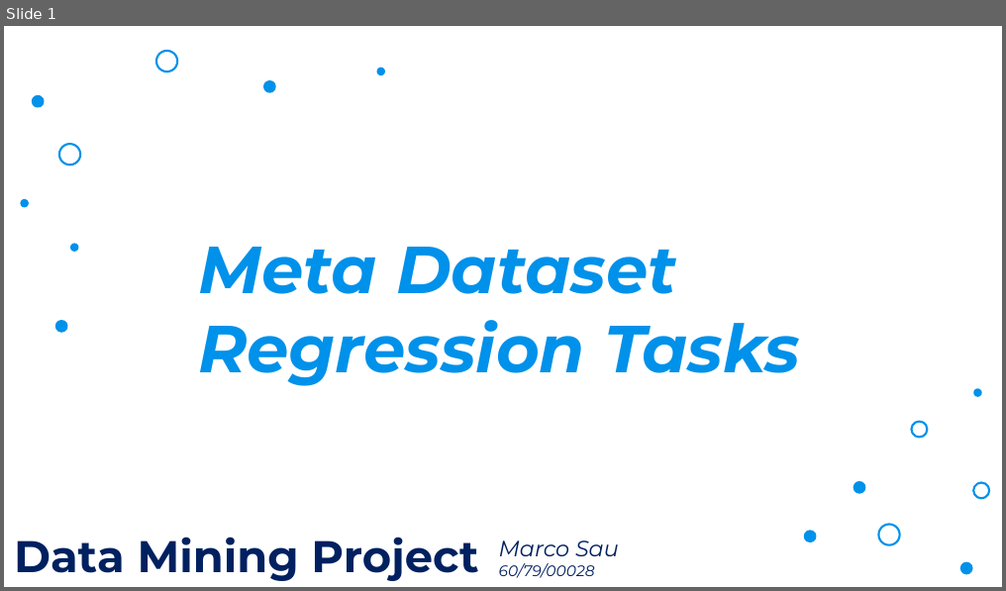
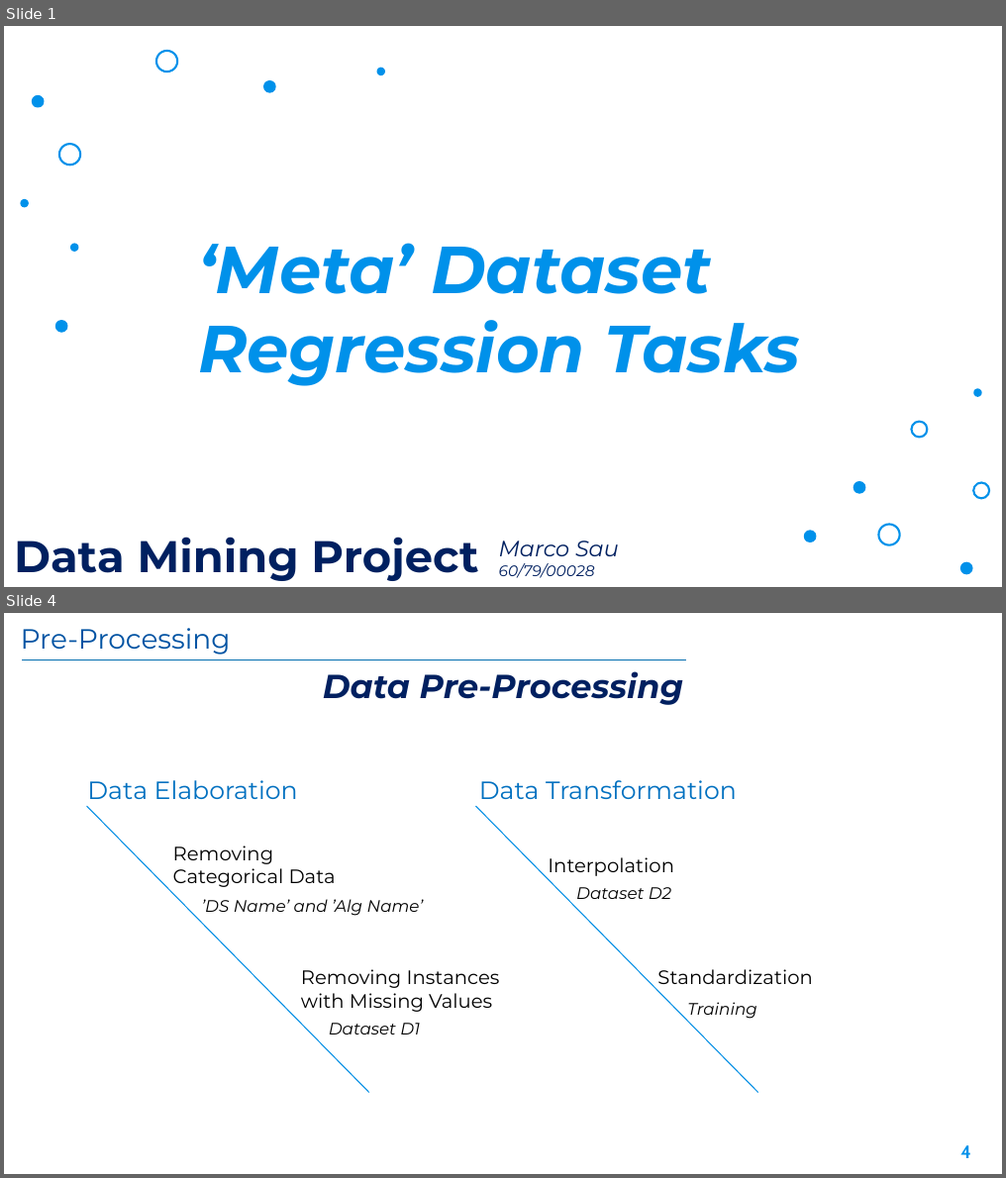
Before and after one commit to Marco-Sau/Meta-Dataset-Regression, a slide deck: Docs/Presentation.pptx. Shown one above the other, each under a label of ours: slide 1 before the commit, slides 1 and 4 after it; the slides between them are not shown. The pictures are 1006x591 and 1006x1178 pixels, drawn with LibreOffice and Linux fonts; fonts in the diff are those of the drawing; background and template pictures are left out. Boxes give left, top, right and bottom in pixels: in the first picture for what was removed or moved away, otherwise in the second. Text is boxed around its words. In the diff, an @@ line names an element or a change of style, - is before the commit and + after.

```diff
--- a/Docs/Presentation.pptx
+++ b/Docs/Presentation.pptx
@@ slide 4 added at (4,613,1002,1174), background picture (left out) @@
@@ text added at (21,628,231,655), 20 pt, text #0053A3 @@
+Pre-Processing
@@ line added from (22, 660) to (686, 660), #92D050 0.75 pt @@
@@ text added at (323,671,684,705), 24 pt, text #002060, bold, italic @@
+Data Pre-Processing
@@ text added at (87,780,298,799), 18 pt, text #0070C0 @@
+Data Elaboration
@@ text added at (479,780,737,799), 18 pt, text #0070C0 @@
+Data Transformation
@@ line added from (87, 807) to (369, 1093), #008EE5 0.75 pt @@
@@ line added from (476, 807) to (758, 1093), #008EE5 0.75 pt @@
@@ text added at (173,846,336,887), 14 pt, text #000000 @@
+Removing Categorical Data
@@ text added at (548,858,674,876), 14 pt, text #000000 @@
+Interpolation
@@ text added at (202,899,424,916), 12 pt, text #000000, italic @@
+’DS Name’ and ’Alg Name’
@@ text added at (576,887,671,899), 12 pt, text #000000, italic @@
+Dataset D2
@@ text added at (301,969,500,1012), 14 pt, text #000000 @@
+Removing Instances with Missing Values
@@ text added at (657,969,812,984), 14 pt, text #000000 @@
+Standardization
@@ text added at (329,1023,420,1035), 12 pt, text #000000, italic @@
+Dataset D1
@@ text added at (687,1002,757,1019), 12 pt, text #000000, italic @@
+Training
@@ page number added at (960,1146,971,1158), 13 pt, text #0091EA, bold @@
+4
@@ slide 1 changed as well @@
@@ text at (198,243,711,294): text changed @@
-Meta Dataset
+‘Meta’ Dataset
```
Also in this commit, not shown: 1 other slide changed, 15 other slides added, 15 slides removed, 1 other file.
